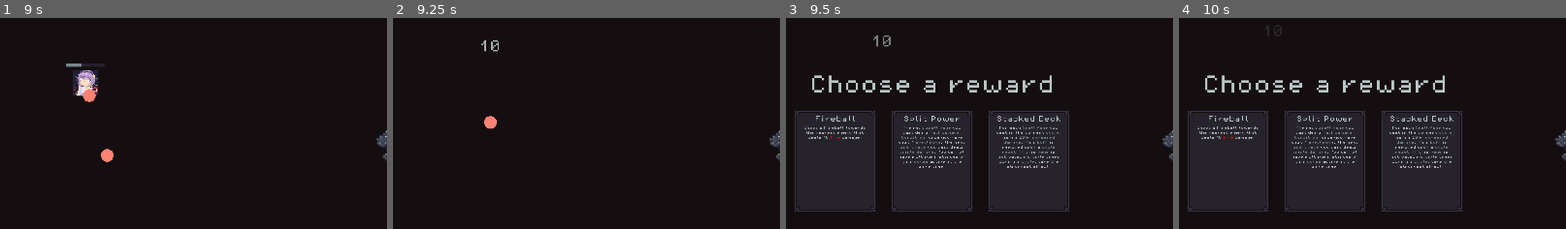
Above: before the commit, frames 1-4 (left to right).
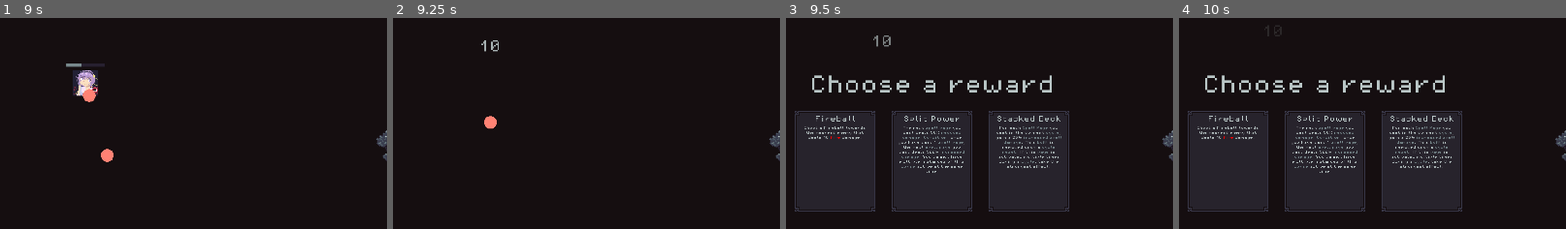
Above: after the commit, the same moments.

Repository: Jelmerrr/Grimoire
Game: Godot game, scene res://Scenes/TitleScreenScene.tscn
The game is run twice, just before and just after one commit, with the same random seed, the same clock (stepped at 60 frames per second) and the same inputs.
Inputs (mouse positions are % of the whole screen's width and height, from its top left):
- Up to frame 1 (9 s): click "Start Game" at 0.5 s; click "Fight!" at 1.25 s; click "Fight!" at 2 s; click "Fight!" at 2.75 s; drag from (36, 86) to (42, 15) at 3.52 s; drag from (47, 86) to (50, 63) at 4.27 s; move the mouse to (60, 26) at 5.02 s; press the mouse at (60, 26) at 5.03 s; release the mouse at (60, 26) at 5.75 s; drag from (45, 69) to (20, 33) at 5.77 s; move the mouse to (80, 64) at 6.52 s; press the mouse at (80, 64) at 6.53 s; release the mouse at (80, 64) at 7.25 s; drag from (20, 33) to (50, 63) at 7.27 s; move the mouse to (55, 49) at 8.02 s; press the mouse at (55, 49) at 8.03 s; release the mouse at (55, 49) at 8.75 s; drag from (35, 23) to (30, 54) at 8.77 s
- Up to frame 2 (9.25 s): no input
- Up to frame 3 (9.5 s): no input
- Up to frame 4 (10 s): move the mouse to (72, 43) at 9.52 s; press the mouse at (72, 43) at 9.53 s
The pictures show only the part of the screen within x 31-81%, y 0-50%; the shares and areas given below are measured in that part.

Frames 1-2 are identical in both runs. In frame 3, 0.8% of the frame differs, in the area x 29-72%, y 53-74%; in frame 4, 0.8%.

Commit message:
Reworked application of damage multipliers and when they are applied

Diff:
--- a/Resources/Pages/Page Resources/SplitPower.tres
+++ b/Resources/Pages/Page Resources/SplitPower.tres
@@ -12,7 +12,7 @@
 PageScene = ExtResource("2_x06pu")
 PageTargeting = 2
 UI_NameString = "Split Power"
-UI_DescriptionString = "The next [color=77888c][url=SpellPage]spell page[/url][/color] you cast deals [color=77888c][url=DamageMultiplier]half damage[/url][/color]. [color=77888c][url=CurseCondition]Condition:[/url][/color] once you have cast 1 [color=77888c][url=SpellPage]spell page[/url][/color], the next [color=77888c][url=SpellPage]spell page[/url][/color] you cast deals [color=77888c][url=DamageMultiplier]triple damage[/url][/color]. You cannot have m …(100 unchanged characters)…
+UI_DescriptionString = "The next [color=77888c][url=SpellPage]spell page[/url][/color] you cast deals 50% [color=77888c][url=DamageMultiplier]reduced damage[/url][/color]. [color=77888c][url=CurseCondition]Condition:[/url][/color] once you have cast 1 [color=77888c][url=SpellPage]spell page[/url][/color], the next [color=77888c][url=SpellPage]spell page[/url][/color] you cast deals 300% [color=77888c][url=DamageMultiplier]increased damage[/url][/color]. You cannot have m …(100 unchanged characters)…
 Weighting = 100
 TailoredWeighting = 100
 PageTags = Array[int]([2])
--- a/Resources/Pages/Page Resources/StackedDeck.tres
+++ b/Resources/Pages/Page Resources/StackedDeck.tres
@@ -12,7 +12,7 @@
 PageScene = ExtResource("2_a1t4p")
 PageTargeting = 2
 UI_NameString = "Stacked Deck"
-UI_DescriptionString = "For each [color=77888c][url=SpellPag …(114 unchanged characters)… =77888c][url=DamageMultiplier]increased damage[/url][/color]. This [color=77888c …(270 unchanged characters)…
+UI_DescriptionString = "For each [color=77888c][url=SpellPag …(114 unchanged characters)… =77888c][url=DamageMultiplier]increased spell damage[/url][/color]. This [color=77888c …(270 unchanged characters)…
 Weighting = 100
 TailoredWeighting = 100
 PageTags = Array[int]([1])
--- a/Scripts/Controllers/EnemyController.gd
+++ b/Scripts/Controllers/EnemyController.gd
@@ -71,8 +71,7 @@
 	#Damage calculations for enemies.
 
 	#Apply damage multipliers to base damage of the projectile.
-	var baseDamage = projectileHit.damage
-	var damage = UtilsGlobalFunctions.DamageCalc(baseDamage)
+	var damage = projectileHit.totalDamage
 
 	#Adjust HP values.
 	currentHealth -= damage
--- a/Scripts/Globals/Utils/UtilsGlobalDictionaries.gd
+++ b/Scripts/Globals/Utils/UtilsGlobalDictionaries.gd
@@ -48,7 +48,7 @@
 		},
 	"DamageMultiplier": {
 		"Title": "Damage Multipliers",
-		"Description": "Damage multipliers interact with each other in different ways depending on their sources, unless stated otherwise in the page itself. \r\rDamage multipliers originating from the same source, stack additively. \r\rDamage multipliers originating from different sources, stack multiplicatively.",
+		"Description": "Damage multipliers interact with each other in different ways depending on their type, unless stated otherwise on the page itself. \r\rDamage multipliers that are of the same type, stack additively. \r\rDamage multipliers that are different types, stack multiplicatively.",
 		"Icon": "res://Assets/Icons/fire-icon.png"
 		},
 	"CastSpeed": {
--- a/Scripts/Globals/Utils/UtilsGlobalFunctions.gd
+++ b/Scripts/Globals/Utils/UtilsGlobalFunctions.gd
@@ -1,9 +1,19 @@
 extends Node
+
+func _ready() -> void:
+	SignalBus.Stop_Combat.connect(ResetDamageMultipliers)
 
 func DamageCalc(BaseDamage: float) -> float:
 	var totalDamage: float
 	#Set Damage to Base
 	totalDamage = BaseDamage
+	print(BaseDamage)
 	for multiplier in UtilsGlobalDictionaries.damageModifiersDict:
+		print(multiplier + str(UtilsGlobalDictionaries.damageModifiersDict[multiplier].Current))
 		totalDamage = totalDamage * (UtilsGlobalDictionaries.damageModifiersDict[multiplier].Current / 100)
+	print(totalDamage)
 	return totalDamage
+
+func ResetDamageMultipliers() -> void:
+	for multiplier in UtilsGlobalDictionaries.damageModifiersDict:
+		UtilsGlobalDictionaries.damageModifiersDict[multiplier].Current = UtilsGlobalDictionaries.damageModifiersDict[multiplier].Base
--- a/Scripts/Pages/Buffs/StackedDeckFunctionality.gd
+++ b/Scripts/Pages/Buffs/StackedDeckFunctionality.gd
@@ -6,18 +6,22 @@
 var pageAlignment: UtilsGlobalEnums.alignment
 var pageTags: Array[UtilsGlobalEnums.pageTags]
 
+var multiplier: float = 0
+
 # Called when the node enters the scene tree for the first time.
 func _ready() -> void:
 	SignalBus.CyclePages.connect(ResetOnCycle)
 	SignalBus.Stop_Combat.connect(onCombatEnd)
-	UtilsGlobalVariables.StackedDeckDamageMultiplier = 1
-	var multiplier: float = 1 + (0.25 * UtilsGlobalVariables.SpellPagesCastInCycleCount)
-	UtilsGlobalVariables.StackedDeckDamageMultiplier = multiplier
+	#UtilsGlobalVariables.StackedDeckDamageMultiplier = 1
+	multiplier = multiplier + (25 * UtilsGlobalVariables.SpellPagesCastInCycleCount)
+	#UtilsGlobalVariables.StackedDeckDamageMultiplier = multiplier
+	UtilsGlobalDictionaries.damageModifiersDict.increasedSpellDamage.Current = UtilsGlobalDictionaries.damageModifiersDict.increasedSpellDamage.Current + multiplier
 
 func ResetOnCycle() -> void:
-	UtilsGlobalVariables.StackedDeckDamageMultiplier = 1
+	#UtilsGlobalVariables.StackedDeckDamageMultiplier = 1
+	UtilsGlobalDictionaries.damageModifiersDict.increasedSpellDamage.Current = UtilsGlobalDictionaries.damageModifiersDict.increasedSpellDamage.Current - multiplier
 	queue_free()
 
 func onCombatEnd() -> void:
-	UtilsGlobalVariables.StackedDeckDamageMultiplier = 1
+	#UtilsGlobalVariables.StackedDeckDamageMultiplier = 1
 	queue_free()
--- a/Scripts/Pages/Curses/SplitPowerFunctionality.gd
+++ b/Scripts/Pages/Curses/SplitPowerFunctionality.gd
@@ -12,6 +12,8 @@
 
 var pageAlignment: UtilsGlobalEnums.alignment
 
+var multiplier: float = 0
+
 # Called when the node enters the scene tree for the first time.
 func _ready() -> void:
 	SignalBus.PageCasted.connect(countPage)
@@ -19,20 +21,27 @@
 	InitializeCurse()
 
 func InitializeCurse() -> void:
-	UtilsGlobalVariables.SplitPowerDamageMultiplier = 0.5
+	multiplier = -50
+	UtilsGlobalDictionaries.damageModifiersDict.increasedDamage.Current = UtilsGlobalDictionaries.damageModifiersDict.increasedDamage.Current + multiplier
+	#UtilsGlobalVariables.SplitPowerDamageMultiplier = 0.5
 
 func countPage(pageType: UtilsGlobalEnums.pageTypes):
 	if debuffDuration <= 0 && hasCurseConditionBeenFulfilled == false:
 		hasCurseConditionBeenFulfilled = true
-		UtilsGlobalVariables.SplitPowerDamageMultiplier = 3.0
+		#UtilsGlobalVariables.SplitPowerDamageMultiplier = 3.0
+		UtilsGlobalDictionaries.damageModifiersDict.increasedDamage.Current = UtilsGlobalDictionaries.damageModifiersDict.increasedDamage.Current - multiplier
+		multiplier = 300
+		UtilsGlobalDictionaries.damageModifiersDict.increasedDamage.Current = UtilsGlobalDictionaries.damageModifiersDict.increasedDamage.Current + multiplier
 	if pageType == UtilsGlobalEnums.pageTypes.Spell && hasCurseConditionBeenFulfilled == false:
 		debuffDuration = debuffDuration - 1
 	if buffDuration <= 0:
-		UtilsGlobalVariables.SplitPowerDamageMultiplier = 1.0
+		#UtilsGlobalVariables.SplitPowerDamageMultiplier = 1.0
+		UtilsGlobalDictionaries.damageModifiersDict.increasedDamage.Current = UtilsGlobalDictionaries.damageModifiersDict.increasedDamage.Current - multiplier
 		queue_free()
 	if pageType == UtilsGlobalEnums.pageTypes.Spell && hasCurseConditionBeenFulfilled == true:
 		buffDuration = buffDuration - 1
 
 func onCombatEnd() -> void:
-	UtilsGlobalVariables.SplitPowerDamageMultiplier = 1.0
+	#UtilsGlobalVariables.SplitPowerDamageMultiplier = 1.0
+	#UtilsGlobalDictionaries.damageModifiersDict.increasedDamage.Current = UtilsGlobalDictionaries.damageModifiersDict.increasedDamage.Current - multiplier
 	queue_free()
--- a/Scripts/Pages/Spells/FireballFunctionality.gd
+++ b/Scripts/Pages/Spells/FireballFunctionality.gd
@@ -5,6 +5,7 @@
 var spawnRot : float
 var zdex : int
 var damage : int = 10
+var totalDamage = damage
 var speed : float = 250
 var destination: Vector2 = Vector2(0, -600)
 var direction: Vector2
@@ -28,6 +29,7 @@
 		area_2d.set_collision_layer_value(5, true)
 		set_collision_mask_value(3, true)
 		area_2d.set_collision_mask_value(3, true)
+		totalDamage = UtilsGlobalFunctions.DamageCalc(damage)
 	if pageAlignment == UtilsGlobalEnums.alignment.Enemy:
 		set_collision_layer_value(6, true)
 		area_2d.set_collision_layer_value(6, true)
--- a/Scripts/Pages/Spells/ThunderboltFunctionality.gd
+++ b/Scripts/Pages/Spells/ThunderboltFunctionality.gd
@@ -3,6 +3,7 @@
 var destination: Vector2 = Vector2(0, -600)
 var spawnPos : Vector2 = Vector2(0, 150)
 var damage : int = 15
+var totalDamage = damage
 @onready var area_2d: Area2D = $Area2D
 
 var pageAlignment: UtilsGlobalEnums.alignment
@@ -15,6 +16,7 @@
 	SignalBus.Stop_Combat.connect(onCombatEnd)
 	if pageAlignment == UtilsGlobalEnums.alignment.Player:
 		area_2d.set_collision_layer_value(2, true)
+		totalDamage = UtilsGlobalFunctions.DamageCalc(damage)
 	elif pageAlignment == UtilsGlobalEnums.alignment.Enemy:
 		area_2d.set_collision_layer_value(4, true)
 
